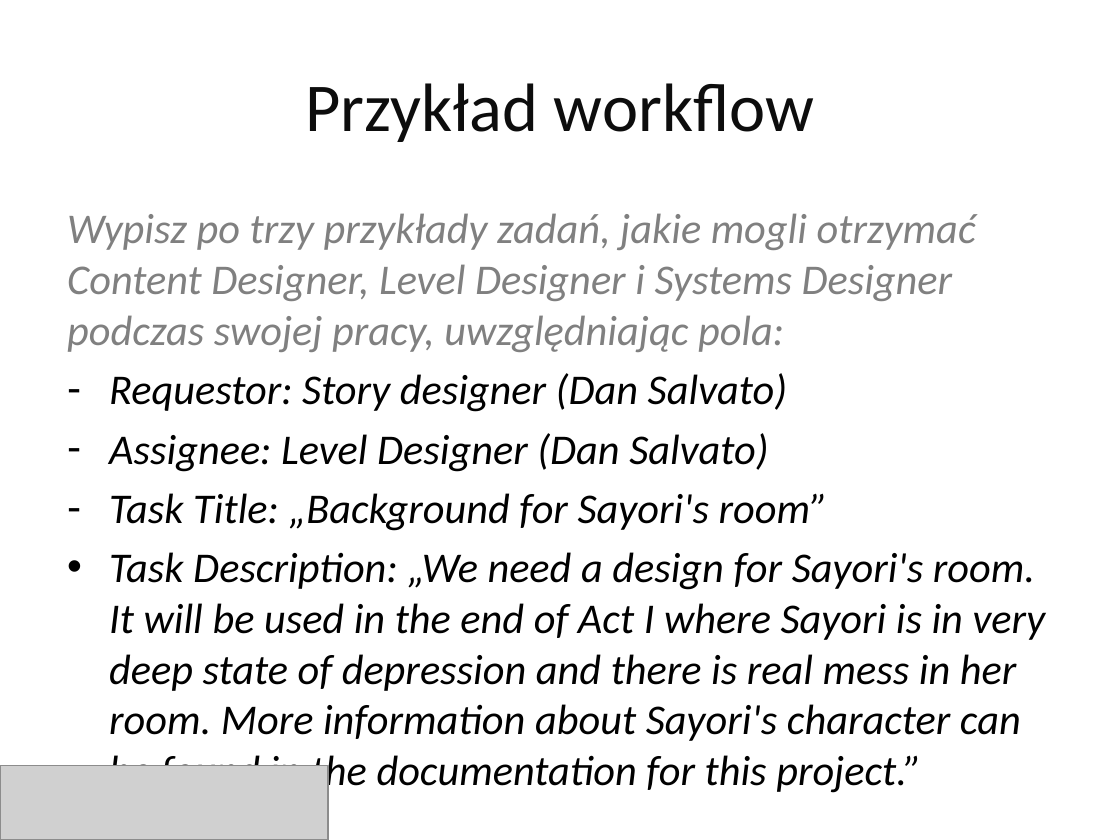
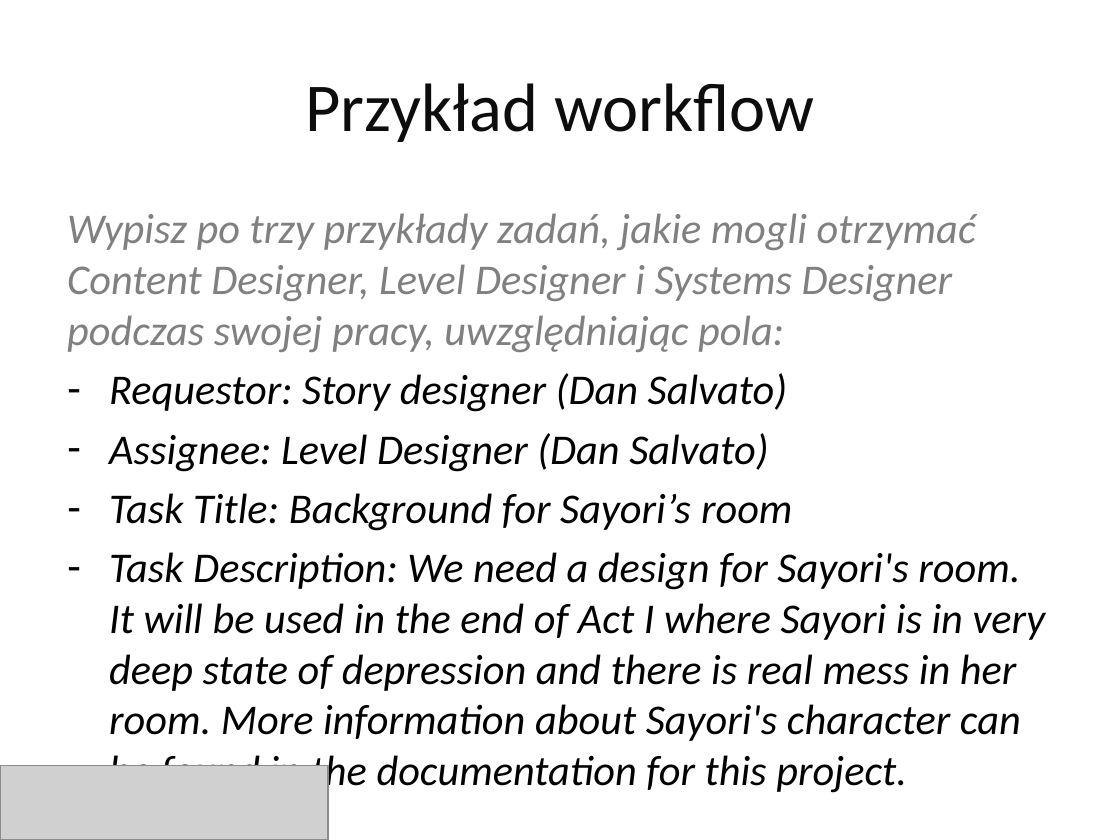
Before and after one commit to baatochan/UniversityStuff, a slide deck: slide 35 of s9/projektowanie-gier-komputerowych-2/rozkladanie-gry/Formatka rozkładania gry (2019) - grupowa.pptx. Drawn at 1120x840 pixels with LibreOffice and Linux fonts; fonts in the diff are those of the drawing; grey boxes stand for pictures. Boxes give left, top, right and bottom in pixels: in the first picture for what was removed or moved away, otherwise in the second. Text is boxed around its words. In the diff, an @@ line names an element or a change of style, - is before the commit and + after.

Commit message:
Update slides with game analysis with 2 missing slides
player journey
description of part of the story

also some typo fixed and speelcheck improved

```diff
--- a/s9/projektowanie-gier-komputerowych-2/rozkladanie-gry/Formatka rozkładania gry (2019) - grupowa.pptx
+++ b/s9/projektowanie-gier-komputerowych-2/rozkladanie-gry/Formatka rozkładania gry (2019) - grupowa.pptx
@@ text at [109,493,1046,741]: text changed @@
-– Task Title: „Background for Sayori's room”
-• Task Description: „We need a design for Sayori's room. It will be used in the end of Act I where Sayori is in very deep state of depression and there is real mess in her room. More information about Sayori's character can be found in the documentation for this project.”
+– Task Title: Background for Sayori’s room
+– Task Description: We need a design for Sayori's room. It will be used in the end of Act I where Sayori is in very deep state of depression and there is real mess in her room. More information about Sayori's character can be found in the documentation for this project.
```
Also in this commit, not shown: 4 other slides changed.
